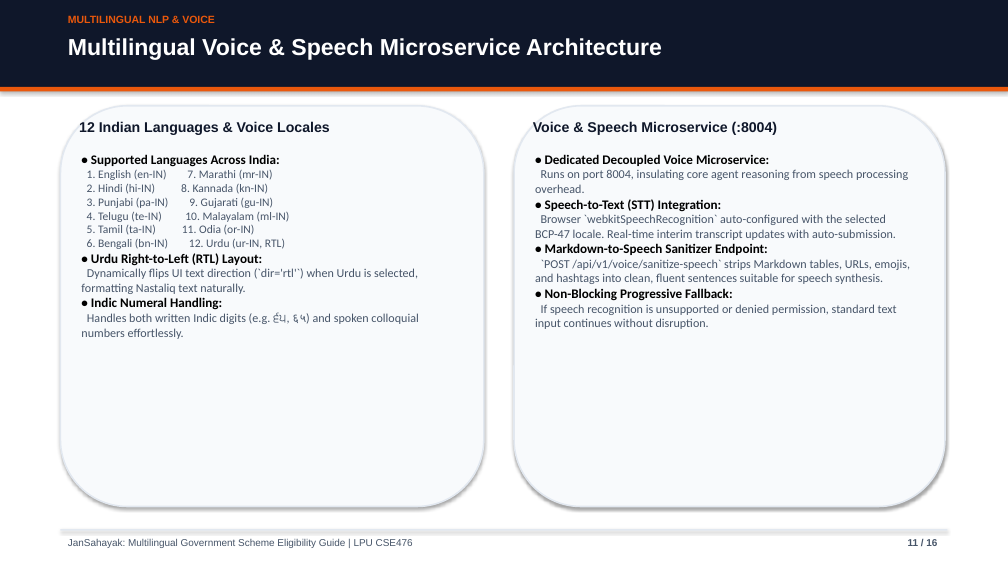
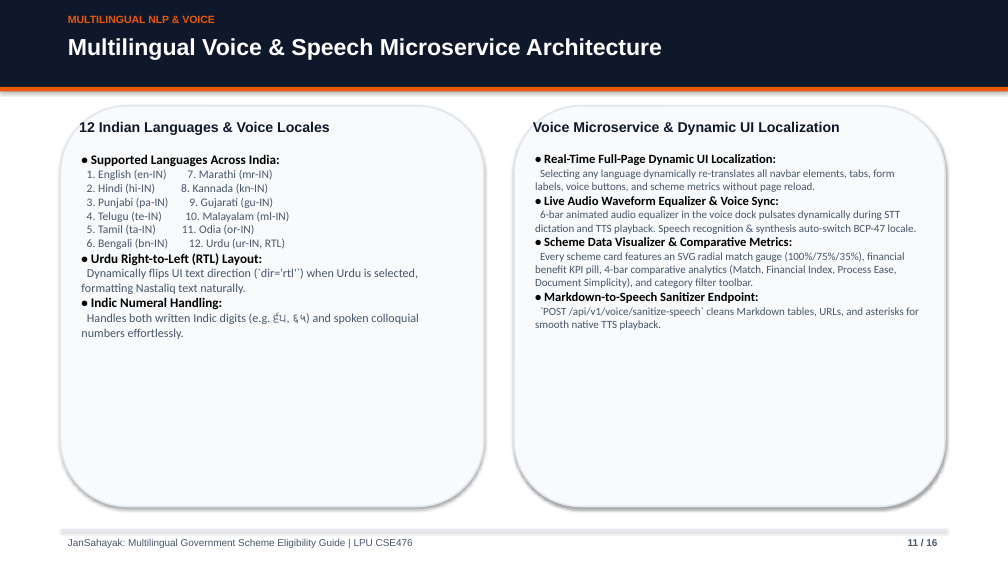
Before and after one commit to SudeepReddyEaga/JanSahayak, a slide deck: slide 11 of JanSahayak_Presentation.pptx. Drawn at 1008x567 pixels with LibreOffice and Linux fonts; fonts in the diff are those of the drawing. Boxes give left, top, right and bottom in pixels: in the first picture for what was removed or moved away, otherwise in the second. Text is boxed around its words. In the diff, an @@ line names an element or a change of style, - is before the commit and + after.

```diff
--- a/JanSahayak_Presentation.pptx
+++ b/JanSahayak_Presentation.pptx
@@ text at [533, 121, 840, 135]: text changed @@
-Voice & Speech Microservice (:8004)
+Voice Microservice & Dynamic UI Localization
@@ text at [535, 154, 917, 288]: text changed; size 11.5 to 10.5 pt @@
-• Dedicated Decoupled Voice Microservice:
-Runs on port 8004, insulating core agent reasoning from speech processing overhead.
-• Speech-to-Text (STT) Integration:
-Browser `webkitSpeechRecognition` auto-configured with the selected BCP-47 locale. Real-time interim transcript updates with auto-submission.
+• Real-Time Full-Page Dynamic UI Localization:
+Selecting any language dynamically re-translates all navbar elements, tabs, form labels, voice buttons, and scheme metrics without page reload.
+• Live Audio Waveform Equalizer & Voice Sync:
+6-bar animated audio equalizer in the voice dock pulsates dynamically during STT dictation and TTS playback. Speech recognition & synthesis auto-switch BCP-47 locale.
+• Scheme Data Visualizer & Comparative Metrics:
+Every scheme card features an SVG radial match gauge (100%/75%/35%), financial benefit KPI pill, 4-bar comparative analytics (Match, Financial Index, Process Ease, Document Simplicity), and category filter toolbar.
@@ text at [544, 292, 759, 303]: size 12.5 to 12 pt in "• Markdown-to-Speech Sanitizer Endpoint:" @@
@@ text at [535, 307, 919, 330]: text changed; size 11.5 to 10.5 pt @@
-`POST /api/v1/voice/sanitize-speech` strips Markdown tables, URLs, emojis, and hashtags into clean, fluent sentences suitable for speech synthesis.
-• Non-Blocking Progressive Fallback:
-If speech recognition is unsupported or denied permission, standard text input continues without disruption.
+`POST /api/v1/voice/sanitize-speech` cleans Markdown tables, URLs, and asterisks for smooth native TTS playback.
```
Also in this commit, not shown: 10 other files.
